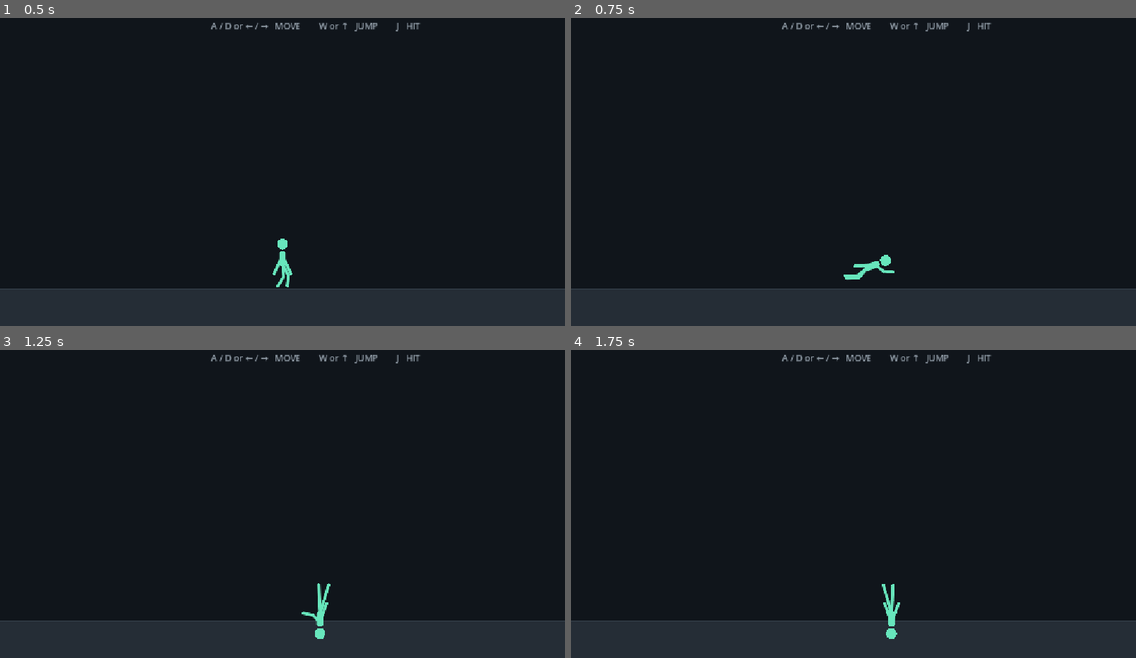
Above: before the commit, frames 1-4 (two rows, left to right).
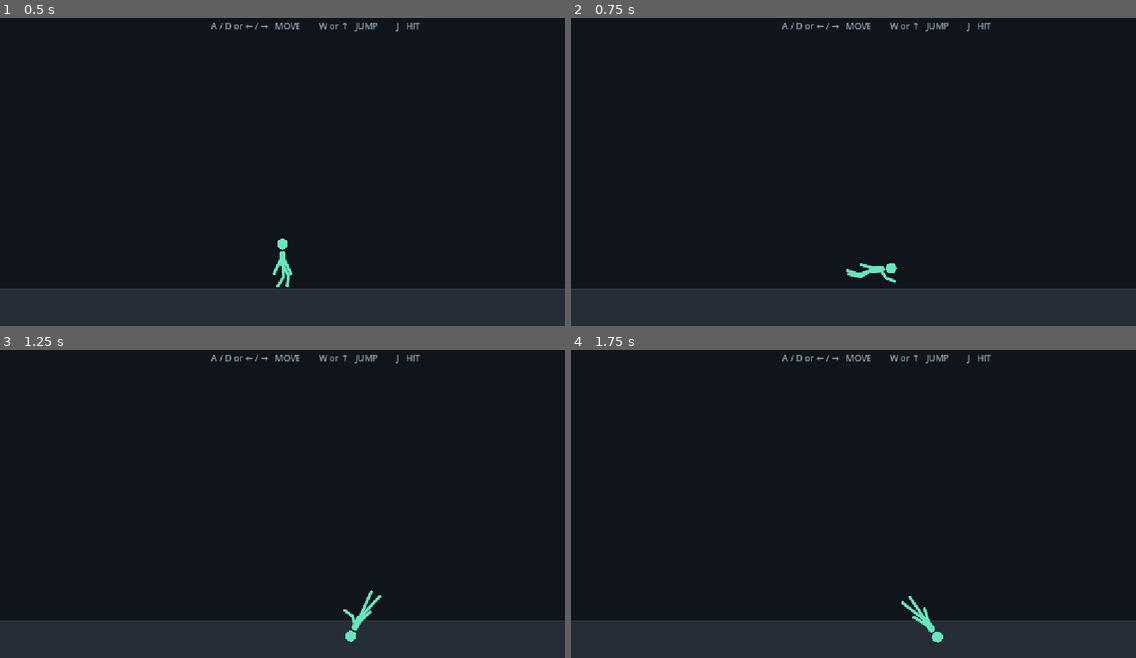
Above: after the commit, the same moments.

Repository: divanburke/ShadowSwap
Game: Godot game, scene res://main.tscn
The game is run twice, just before and just after one commit, with the same random seed, the same clock (stepped at 60 frames per second) and the same inputs.
Inputs:
- Up to frame 1 (0.5 s): no input
- Up to frame 2 (0.75 s): hold D from 0.53 s (still down); hold J from 0.53 s (still down)
- Up to frame 3 (1.25 s): keep holding D; keep holding J
- Up to frame 4 (1.75 s): release D at 1.28 s; release J at 1.28 s; hold A from 1.28 s (still down); tap J at 1.35 s

Frame 1 is identical in both runs. In frame 2, 0.3% of the frame differs, in the area x 48-58%, y 76-87%; in frame 3, 0.5%, in the area x 53-68%, y 75-95%; in frame 4, 0.5%.

Commit message:
Stabilize torso rotation against accidental flips

Diff:
--- a/scripts/fighter.gd
+++ b/scripts/fighter.gd
@@ -93,10 +93,14 @@
 
 # Whole-body pose physics. The collision stays upright, but the visible
 # stick figure can lean, sway and settle like a loose body.
-const BODY_ANGULAR_SPRING = 7.5
-const BODY_ANGULAR_DAMPING = 2.2
+const BODY_ANGULAR_SPRING = 12.0
+const BODY_ANGULAR_DAMPING = 4.5
 const BODY_MAX_ANGLE = deg_to_rad(30.0)
 const BODY_AIR_MAX_ANGLE = deg_to_rad(100.0)
+
+const GROUND_MAX_ANGULAR_SPEED = 2.8
+const AIR_MAX_ANGULAR_SPEED = 7.0
+const TORSO_INERTIA = 18.0
 const BODY_ACCEL_LEAN = 0.00055
 const BODY_SPEED_LEAN = 0.0010
 
@@ -145,7 +149,8 @@
 	mass = 3.0
 	gravity_scale = 1.30
 	linear_damp = 0.08
-	angular_damp = 1.8
+	angular_damp = 4.0
+	inertia = TORSO_INERTIA
 	continuous_cd = RigidBody2D.CCD_MODE_CAST_RAY
 	can_sleep = false
 	lock_rotation = false
@@ -197,6 +202,16 @@
 	# Refresh physical contact state before applying movement and pose forces.
 	update_environment_state()
 	read_input()
+
+	# Prevent tiny ground bumps from turning into an uncontrolled flip while
+	# still allowing substantially more rotation in the air.
+	var angular_limit = GROUND_MAX_ANGULAR_SPEED if grounded else AIR_MAX_ANGULAR_SPEED
+	angular_velocity = clampf(
+		angular_velocity,
+		-angular_limit,
+		angular_limit
+	)
+
 	update_movement(delta)
 	update_limb_physics(delta)
 	previous_floor_state = grounded
